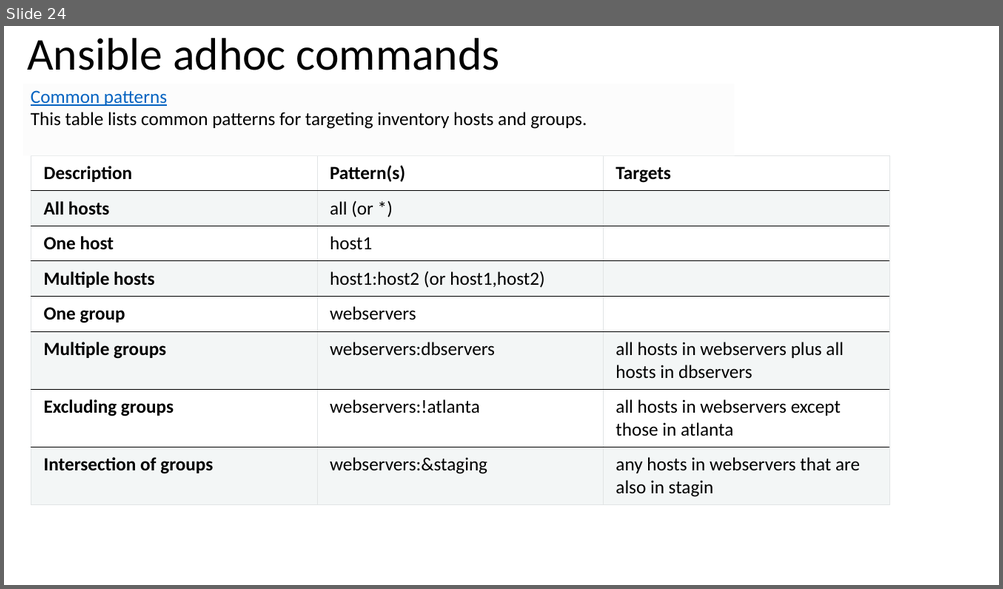
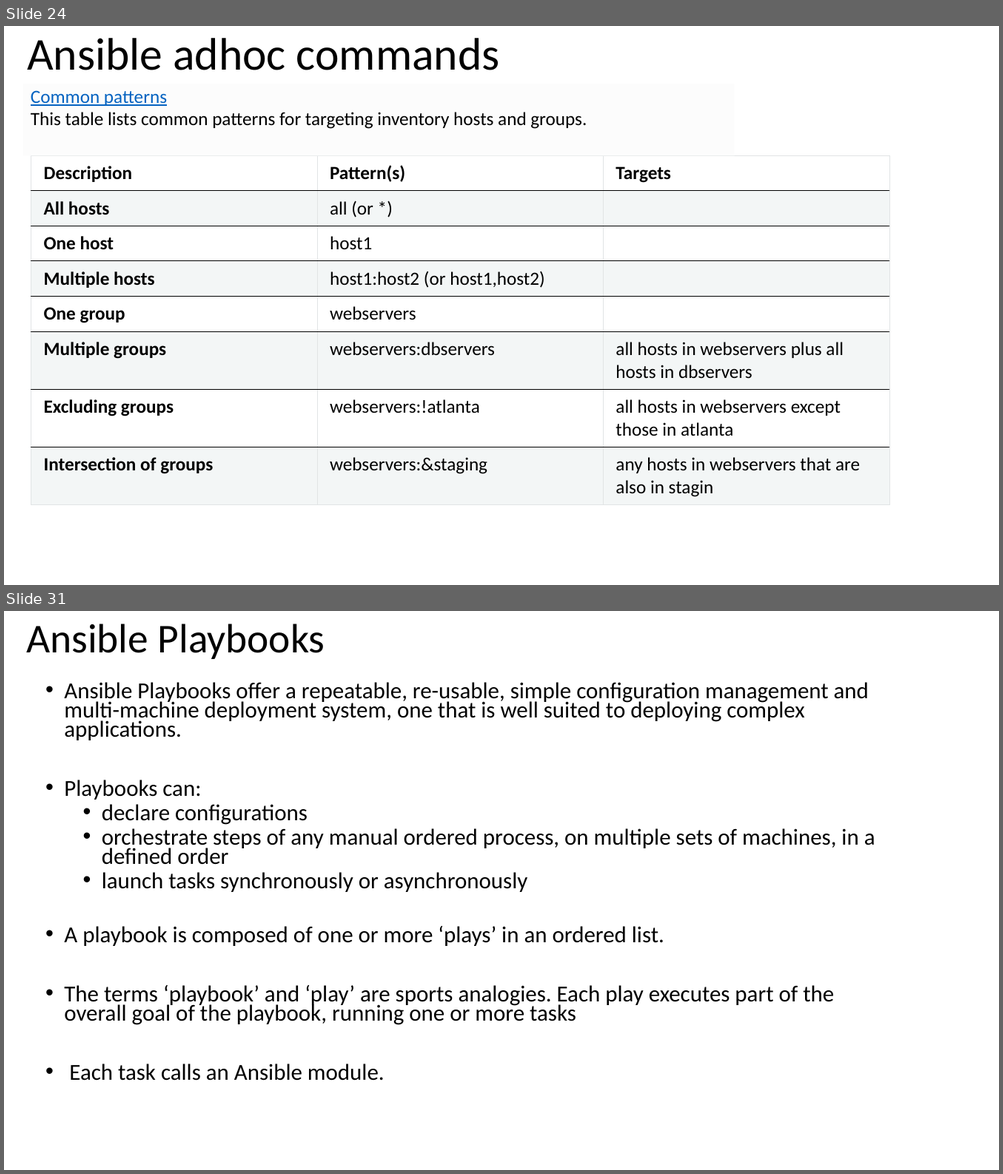
Before and after one commit to afrinafi/ansibletraining, a slide deck: Ansible.pptx. Shown one above the other, each under a label of ours: slide 24 before the commit, slides 24 and 31 after it; the slides between them are not shown. The pictures are 1003x589 and 1003x1174 pixels, drawn with LibreOffice and Linux fonts; fonts in the diff are those of the drawing. Boxes give left, top, right and bottom in pixels: in the first picture for what was removed or moved away, otherwise in the second. Text is boxed around its words. In the diff, an @@ line names an element or a change of style, - is before the commit and + after.

Commit message:
latest ansible file

```diff
--- a/Ansible.pptx
+++ b/Ansible.pptx
@@ slide 31 added at bbox=[4, 611, 999, 1170], background #FFFFFF @@
@@ title added at bbox=[26, 624, 325, 659], 39.6 pt, text #000000 @@
+Ansible Playbooks
@@ text added at bbox=[64, 682, 875, 1081], 22.1 pt, text #000000 @@
+• Ansible Playbooks offer a repeatable, re-usable, simple configuration management and multi-machine deployment system, one that is well suited to deploying complex applications.
+• Playbooks can:
+  • declare configurations
+  • orchestrate steps of any manual ordered process, on multiple sets of machines, in a defined order
+  • launch tasks synchronously or asynchronously
+• A playbook is composed of one or more ‘plays’ in an ordered list.
+• The terms ‘playbook’ and ‘play’ are sports analogies. Each play executes part of the overall goal of the playbook, running one or more tasks
+• Each task calls an Ansible module.
```
Also in this commit, not shown: 1 slide changed, 21 other slides added.
